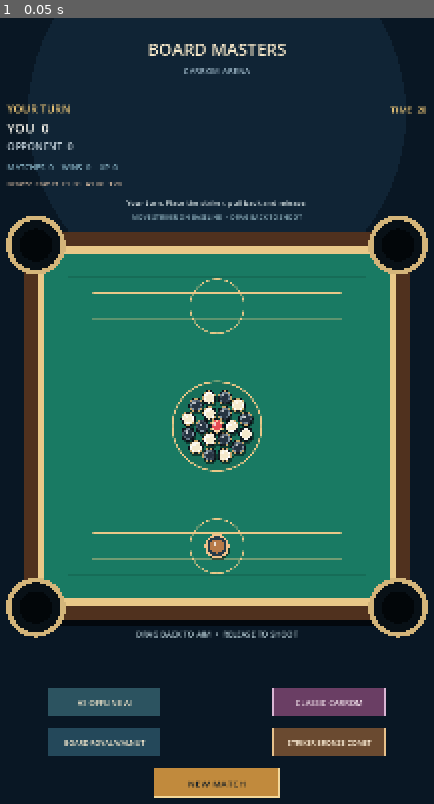
Above: before the commit, frame 1.
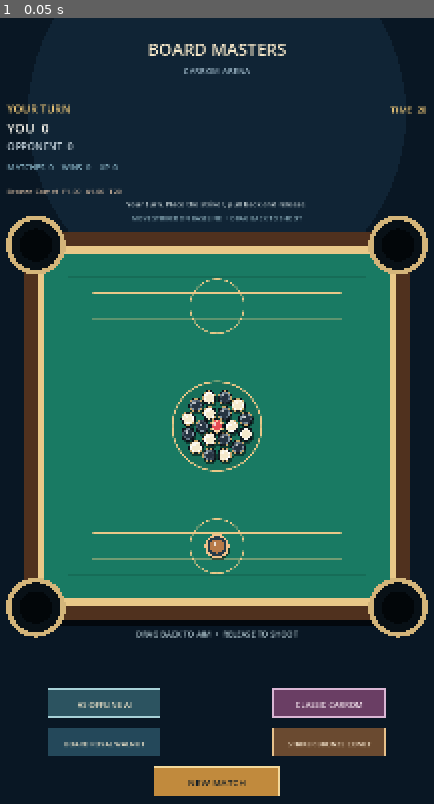
Above: after the commit, the same moment.

Repository: agentpocket0-gif/AI-GAME-FACTORY
Game: Godot game, scene res://scenes/main.tscn
The game is run twice, just before and just after one commit, with the same random seed, the same clock (stepped at 60 frames per second) and the same inputs.
Inputs:
- Up to frame 1 (0.05 s): no input

The runs differ from the first frame. In frame 1, 1.3% of the frame differs, in the area x 1-89%, y 20-100%.

Commit message:
feat: make match layout responsive to viewport size

Diff:
--- a/game/scripts/carrom_game.gd
+++ b/game/scripts/carrom_game.gd
@@ -69,21 +69,32 @@
 	if parsed is Array:
 		board_catalog = parsed
 
+func _ui_scale(view: Vector2) -> float:
+	return clampf(minf(view.x / 900.0, view.y / 1600.0), 0.5, 1.35)
+
 func _refresh_geometry() -> void:
 	var view := get_viewport_rect().size
-	board_size = minf(view.x * 0.86, view.y * 0.49)
-	board_size = maxf(390.0, board_size)
+	var ui_scale := _ui_scale(view)
+	board_size = maxf(240.0, minf(view.x * 0.86, view.y * 0.49))
 	var origin := Vector2((view.x - board_size) * 0.5, (view.y - board_size) * 0.52)
 	board_rect = Rect2(origin, Vector2(board_size, board_size))
 	pocket_radius = board_size * 0.064
 	piece_radius = board_size * 0.018
 	striker_radius = board_size * 0.028
 	striker_spawn = Vector2(board_rect.get_center().x, board_rect.position.y + board_size * 0.81)
-	reset_rect = Rect2(Vector2(view.x * 0.5 - 125.0, view.y - 100.0), Vector2(250.0, 58.0))
-	board_button_rect = Rect2(Vector2(view.x * 0.25 - 112.0, view.y - 180.0), Vector2(224.0, 56.0))
-	striker_button_rect = Rect2(Vector2(view.x * 0.75 - 112.0, view.y - 180.0), Vector2(224.0, 56.0))
-	mode_button_rect = Rect2(Vector2(view.x * 0.25 - 112.0, view.y - 260.0), Vector2(224.0, 56.0))
-	game_mode_button_rect = Rect2(Vector2(view.x * 0.75 - 112.0, view.y - 260.0), Vector2(224.0, 56.0))
+
+	# Anchor the controls to the board instead of using fixed screen offsets.
+	var button_size := Vector2(minf(224.0 * ui_scale, view.x * 0.46), 56.0 * ui_scale)
+	var first_row_y := board_rect.end.y + board_size * 0.18
+	var second_row_y := board_rect.end.y + board_size * 0.28
+	var left_x := view.x * 0.25 - button_size.x * 0.5
+	var right_x := view.x * 0.75 - button_size.x * 0.5
+	mode_button_rect = Rect2(Vector2(left_x, first_row_y), button_size)
+	game_mode_button_rect = Rect2(Vector2(right_x, first_row_y), button_size)
+	board_button_rect = Rect2(Vector2(left_x, second_row_y), button_size)
+	striker_button_rect = Rect2(Vector2(right_x, second_row_y), button_size)
+	var reset_size := Vector2(minf(250.0 * ui_scale, view.x * 0.62), 58.0 * ui_scale)
+	reset_rect = Rect2(Vector2(view.x * 0.5 - reset_size.x * 0.5, board_rect.end.y + board_size * 0.38), reset_size)
 
 func _load_striker_catalog() -> void:
 	var file := FileAccess.open("res://data/striker_catalog.json", FileAccess.READ)
@@ -626,23 +637,24 @@
 
 func _draw_hud(view: Vector2) -> void:
 	var font := ThemeDB.fallback_font
-	draw_string(font, Vector2(0, 75), "BOARD MASTERS", HORIZONTAL_ALIGNMENT_CENTER, view.x, 34, Color("#F5E7C8"))
-	draw_string(font, Vector2(0, 112), "CARROM ARENA", HORIZONTAL_ALIGNMENT_CENTER, view.x, 17, Color("#9EB8C8"))
+	var scale := _ui_scale(view)
+	draw_string(font, Vector2(0, 75.0 * scale), "BOARD MASTERS", HORIZONTAL_ALIGNMENT_CENTER, view.x, maxi(16, roundi(34.0 * scale)), Color("#F5E7C8"))
+	draw_string(font, Vector2(0, 112.0 * scale), "CARROM ARENA", HORIZONTAL_ALIGNMENT_CENTER, view.x, maxi(11, roundi(17.0 * scale)), Color("#9EB8C8"))
 	var turn_label := "YOUR TURN" if player_turn == WHITE else "AI OPPONENT"
 	if local_two_player:
 		turn_label = "PLAYER 1 TURN" if player_turn == WHITE else "PLAYER 2 TURN"
 	if game_over:
 		turn_label = "MATCH COMPLETE"
-	draw_string(font, Vector2(30, 190), turn_label, HORIZONTAL_ALIGNMENT_LEFT, view.x - 60.0, 22, Color("#F1C978"))
+	draw_string(font, Vector2(30.0 * scale, 190.0 * scale), turn_label, HORIZONTAL_ALIGNMENT_LEFT, view.x - 60.0 * scale, maxi(12, roundi(22.0 * scale)), Color("#F1C978"))
 	var first_label := "PLAYER 1" if local_two_player else "YOU"
 	var second_label := "PLAYER 2" if local_two_player else "OPPONENT"
-	draw_string(font, Vector2(30, 230), first_label + "  %d" % scores[WHITE], HORIZONTAL_ALIGNMENT_LEFT, view.x - 60.0, 26, Color("#F5F2E9"))
-	draw_string(font, Vector2(30, 265), second_label + "  %d" % scores[BLACK], HORIZONTAL_ALIGNMENT_LEFT, view.x - 60.0, 20, Color("#B7C6D0"))
-	draw_string(font, Vector2(30, 305), "MATCHES  %d    WINS  %d    XP  %d" % [matches_played, matches_won, practice_xp], HORIZONTAL_ALIGNMENT_LEFT, view.x - 60.0, 16, Color("#7FA8B9"))
+	draw_string(font, Vector2(30.0 * scale, 230.0 * scale), first_label + "  %d" % scores[WHITE], HORIZONTAL_ALIGNMENT_LEFT, view.x - 60.0 * scale, maxi(13, roundi(26.0 * scale)), Color("#F5F2E9"))
+	draw_string(font, Vector2(30.0 * scale, 265.0 * scale), second_label + "  %d" % scores[BLACK], HORIZONTAL_ALIGNMENT_LEFT, view.x - 60.0 * scale, maxi(11, roundi(20.0 * scale)), Color("#B7C6D0"))
+	draw_string(font, Vector2(30.0 * scale, 305.0 * scale), "MATCHES  %d    WINS  %d    XP  %d" % [matches_played, matches_won, practice_xp], HORIZONTAL_ALIGNMENT_LEFT, view.x - 60.0 * scale, maxi(10, roundi(16.0 * scale)), Color("#7FA8B9"))
 	var timer_label := "TIME  %.0f" % maxf(0.0, turn_time_remaining)
 	var striker_data := _selected_striker()
-	draw_string(font, Vector2(30, 337), "%s  F%.2f  A%.2f  T%.0f" % [String(striker_data.get("name", "Classic")), float(striker_data.get("force", 1.0)), float(striker_data.get("aim", 1.0)), float(striker_data.get("time", 20))], HORIZONTAL_ALIGNMENT_LEFT, view.x - 60.0, 15, Color("#D4B9A0"))
-	draw_string(font, Vector2(view.x - 140.0, 190), timer_label, HORIZONTAL_ALIGNMENT_RIGHT, 110.0, 18, Color("#F1C978"))
+	draw_string(font, Vector2(30.0 * scale, 352.0 * scale), "%s  F%.2f  A%.2f  T%.0f" % [String(striker_data.get("name", "Classic")), float(striker_data.get("force", 1.0)), float(striker_data.get("aim", 1.0)), float(striker_data.get("time", 20))], HORIZONTAL_ALIGNMENT_LEFT, view.x - 60.0 * scale, maxi(9, roundi(15.0 * scale)), Color("#D4B9A0"))
+	draw_string(font, Vector2(view.x - 140.0 * scale, 190.0 * scale), timer_label, HORIZONTAL_ALIGNMENT_RIGHT, 110.0 * scale, maxi(10, roundi(18.0 * scale)), Color("#F1C978"))
 
 func _draw_board() -> void:
 	var felt := _theme_color("felt", "#197A63")
@@ -669,7 +681,7 @@
 		draw_circle(pocket, pocket_radius * 1.20, Color("#D4B57A"))
 		draw_circle(pocket, pocket_radius, Color("#081016"))
 		draw_circle(pocket, pocket_radius * 0.66, Color("#020609"))
-	draw_string(ThemeDB.fallback_font, Vector2(board_rect.position.x, board_rect.end.y + 35.0), "DRAG BACK TO AIM  •  RELEASE TO SHOOT", HORIZONTAL_ALIGNMENT_CENTER, board_size, 16, Color("#BBD1D9"))
+	draw_string(ThemeDB.fallback_font, Vector2(board_rect.position.x, board_rect.end.y + board_size * 0.045), "DRAG BACK TO AIM  •  RELEASE TO SHOOT", HORIZONTAL_ALIGNMENT_CENTER, board_size, maxi(10, roundi(board_size * 0.021)), Color("#BBD1D9"))
 
 func _draw_pieces() -> void:
 	for piece in pieces:
@@ -721,33 +733,41 @@
 		draw_circle(dot, 3.2, Color("#FFF0BD"))
 
 func _draw_controls(view: Vector2) -> void:
+	var scale := _ui_scale(view)
+	var outline := maxf(1.0, 2.0 * scale)
+	var mode_font := maxi(10, roundi(16.0 * scale))
+	var detail_font := maxi(9, roundi(14.0 * scale))
+
 	draw_rect(game_mode_button_rect, Color("#6A3E64"), true)
-	draw_rect(game_mode_button_rect, Color("#DAB6D4"), false, 2.0)
+	draw_rect(game_mode_button_rect, Color("#DAB6D4"), false, outline)
 	var game_mode_label := "DISC POOL" if match_mode == MODE_DISC_POOL else "CLASSIC CARROM"
-	draw_string(ThemeDB.fallback_font, Vector2(game_mode_button_rect.position.x, game_mode_button_rect.position.y + 36.0), game_mode_label, HORIZONTAL_ALIGNMENT_CENTER, game_mode_button_rect.size.x, 16, Color("#F7E8F1"))
+	draw_string(ThemeDB.fallback_font, Vector2(game_mode_button_rect.position.x, game_mode_button_rect.position.y + game_mode_button_rect.size.y * 0.66), game_mode_label, HORIZONTAL_ALIGNMENT_CENTER, game_mode_button_rect.size.x, mode_font, Color("#F7E8F1"))
 
 	draw_rect(mode_button_rect, Color("#2C5360"), true)
-	draw_rect(mode_button_rect, Color("#A8D1D7"), false, 2.0)
+	draw_rect(mode_button_rect, Color("#A8D1D7"), false, outline)
 	var mode_label := "LOCAL 2 PLAYERS" if local_two_player else "VS OFFLINE AI"
-	draw_string(ThemeDB.fallback_font, Vector2(mode_button_rect.position.x, mode_button_rect.position.y + 36.0), mode_label, HORIZONTAL_ALIGNMENT_CENTER, mode_button_rect.size.x, 16, Color("#F4E8CD"))
+	draw_string(ThemeDB.fallback_font, Vector2(mode_button_rect.position.x, mode_button_rect.position.y + mode_button_rect.size.y * 0.66), mode_label, HORIZONTAL_ALIGNMENT_CENTER, mode_button_rect.size.x, mode_font, Color("#F4E8CD"))
 
 	draw_rect(board_button_rect, Color("#24485A"), true)
-	draw_rect(board_button_rect, Color("#8FB9C7"), false, 2.0)
+	draw_rect(board_button_rect, Color("#8FB9C7"), false, outline)
 	var board_name := "CLASSIC BOARD"
 	if board_catalog.size() > 0:
 		board_name = String(board_catalog[board_index].get("name", board_name)).to_upper()
-	draw_string(ThemeDB.fallback_font, Vector2(board_button_rect.position.x, board_button_rect.position.y + 35.0), "BOARD " + board_name, HORIZONTAL_ALIGNMENT_CENTER, board_button_rect.size.x, 14, Color("#F4E8CD"))
+	draw_string(ThemeDB.fallback_font, Vector2(board_button_rect.position.x, board_button_rect.position.y + board_button_rect.size.y * 0.66), "BOARD " + board_name, HORIZONTAL_ALIGNMENT_CENTER, board_button_rect.size.x, detail_font, Color("#F4E8CD"))
 
 	draw_rect(striker_button_rect, Color("#6A4A30"), true)
-	draw_rect(striker_button_rect, Color("#E7C18B"), false, 2.0)
+	draw_rect(striker_button_rect, Color("#E7C18B"), false, outline)
 	var striker_name := String(_selected_striker().get("name", "Classic")).to_upper()
-	draw_string(ThemeDB.fallback_font, Vector2(striker_button_rect.position.x, striker_button_rect.position.y + 35.0), "STRIKER " + striker_name, HORIZONTAL_ALIGNMENT_CENTER, striker_button_rect.size.x, 14, Color("#FFF0D8"))
+	draw_string(ThemeDB.fallback_font, Vector2(striker_button_rect.position.x, striker_button_rect.position.y + striker_button_rect.size.y * 0.66), "STRIKER " + striker_name, HORIZONTAL_ALIGNMENT_CENTER, striker_button_rect.size.x, detail_font, Color("#FFF0D8"))
 
 	draw_rect(reset_rect, Color("#C18A3D"), true)
-	draw_rect(reset_rect, Color("#F3D89A"), false, 2.0)
-	draw_string(ThemeDB.fallback_font, Vector2(reset_rect.position.x, reset_rect.position.y + 38.0), "NEW MATCH", HORIZONTAL_ALIGNMENT_CENTER, reset_rect.size.x, 19, Color("#101C26"))
-	draw_string(ThemeDB.fallback_font, Vector2(20, 375.0), status_text, HORIZONTAL_ALIGNMENT_CENTER, view.x - 40.0, 15, Color("#DCE7E8"))
-	draw_string(ThemeDB.fallback_font, Vector2(20, 403.0), "MOVE STRIKER ON BASELINE  •  DRAG BACK TO SHOOT", HORIZONTAL_ALIGNMENT_CENTER, view.x - 40.0, 13, Color("#8CAEBB"))
+	draw_rect(reset_rect, Color("#F3D89A"), false, outline)
+	draw_string(ThemeDB.fallback_font, Vector2(reset_rect.position.x, reset_rect.position.y + reset_rect.size.y * 0.66), "NEW MATCH", HORIZONTAL_ALIGNMENT_CENTER, reset_rect.size.x, maxi(12, roundi(19.0 * scale)), Color("#101C26"))
+
+	var status_y := board_rect.position.y - 52.0 * scale
+	var hint_y := board_rect.position.y - 24.0 * scale
+	draw_string(ThemeDB.fallback_font, Vector2(20.0 * scale, status_y), status_text, HORIZONTAL_ALIGNMENT_CENTER, view.x - 40.0 * scale, maxi(10, roundi(15.0 * scale)), Color("#DCE7E8"))
+	draw_string(ThemeDB.fallback_font, Vector2(20.0 * scale, hint_y), "MOVE STRIKER ON BASELINE  •  DRAG BACK TO SHOOT", HORIZONTAL_ALIGNMENT_CENTER, view.x - 40.0 * scale, maxi(9, roundi(13.0 * scale)), Color("#8CAEBB"))
 
 func _theme_color(key: String, fallback: String) -> Color:
 	if board_catalog.is_empty():
